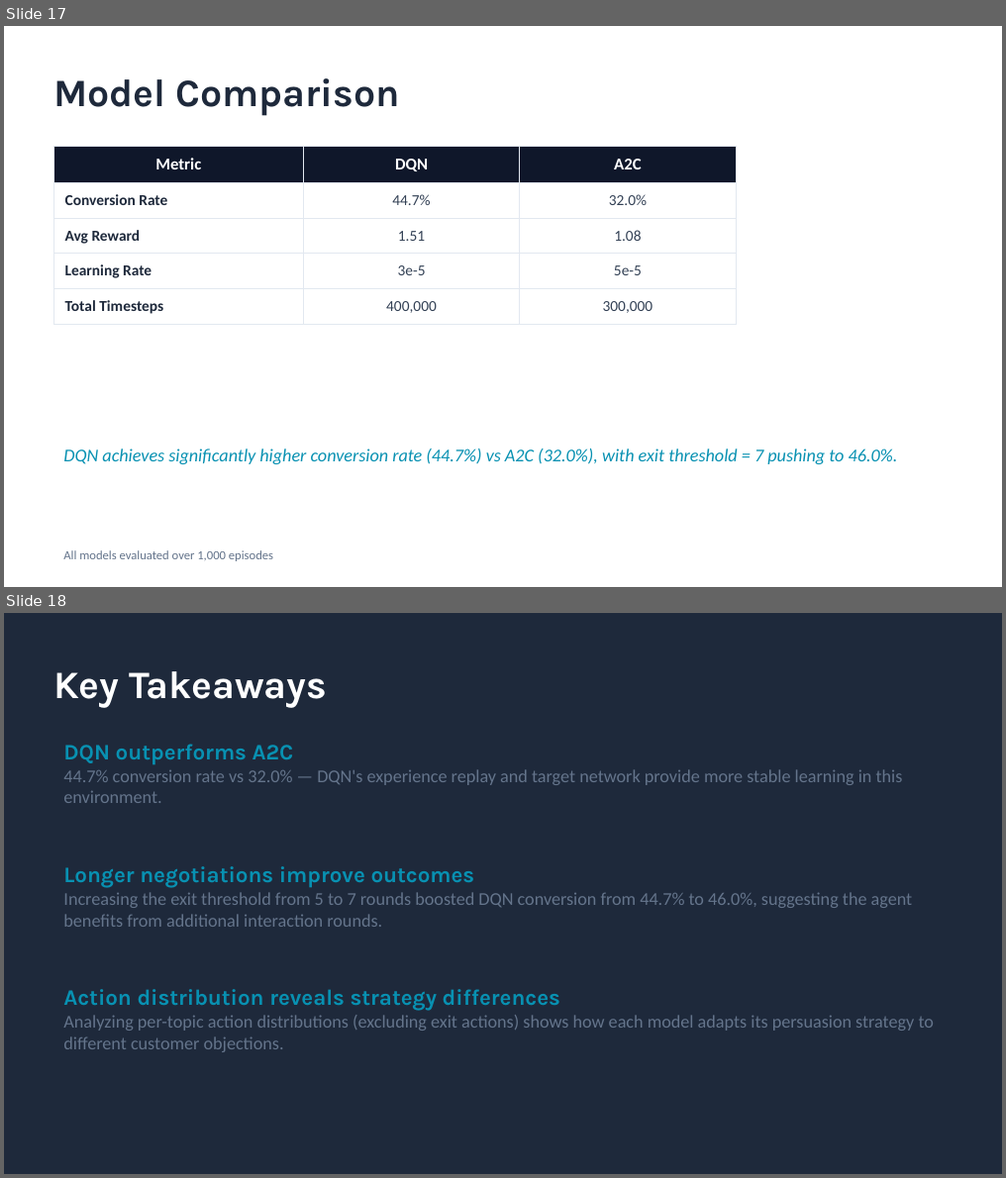
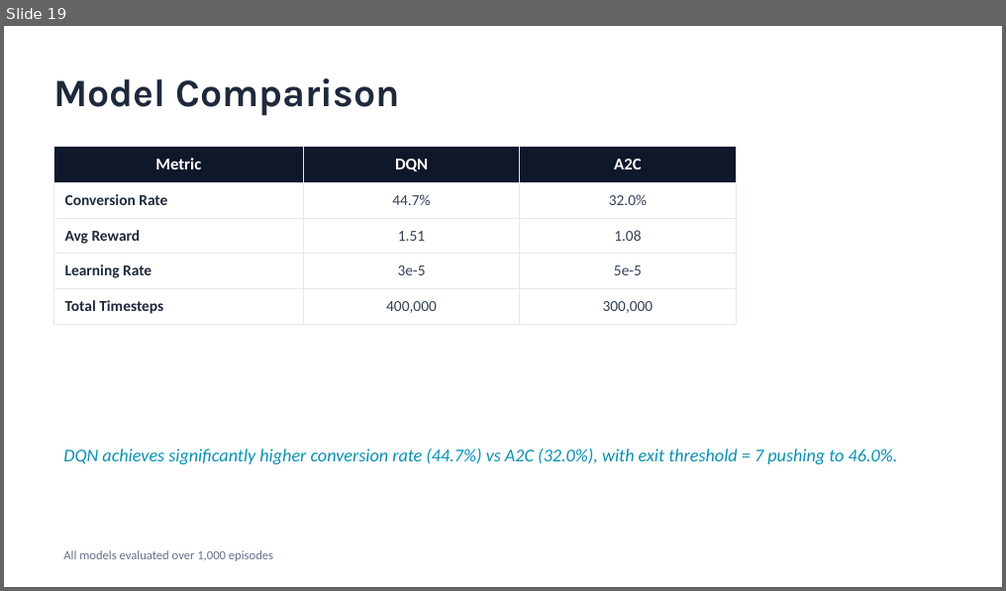
Before and after one commit to FitMAnalytics/RL_SalesTalk_Explore, a slide deck: experiment_report_0312.pptx. Shown one above the other, each under a label of ours: slides 17 and 18 before the commit, slide 19 after it. The pictures are 1006x1178 and 1006x591 pixels, drawn with LibreOffice and Linux fonts; fonts in the diff are those of the drawing. Boxes give left, top, right and bottom in pixels: in the first picture for what was removed or moved away, otherwise in the second. Text is boxed around its words. In the diff, an @@ line names an element or a change of style, - is before the commit and + after.

```diff
--- a/experiment_report_0312.pptx
+++ b/experiment_report_0312.pptx
@@ slide 18 removed at box(4, 613, 1002, 1174), background #1E293B @@
@@ text removed at box(54, 671, 327, 708) @@
-Key Takeaways
@@ text removed at box(63, 744, 935, 1053) @@
-DQN outperforms A2C
-44.7% conversion rate vs 32.0% — DQN's experience replay and target network provide more stable learning in this environment.
-Longer negotiations improve outcomes
-Increasing the exit threshold from 5 to 7 rounds boosted DQN conversion from 44.7% to 46.0%, suggesting the agent benefits from additional interaction rounds.
-Action distribution reveals strategy differences
-Analyzing per-topic action distributions (excluding exit actions) shows how each model adapts its persuasion strategy to different customer objections.
@@ what was slide 17 is now slide 19 @@
```
Also in this commit, not shown: 5 slides changed, 3 slides added, 1 other slide removed, 2 other files.
